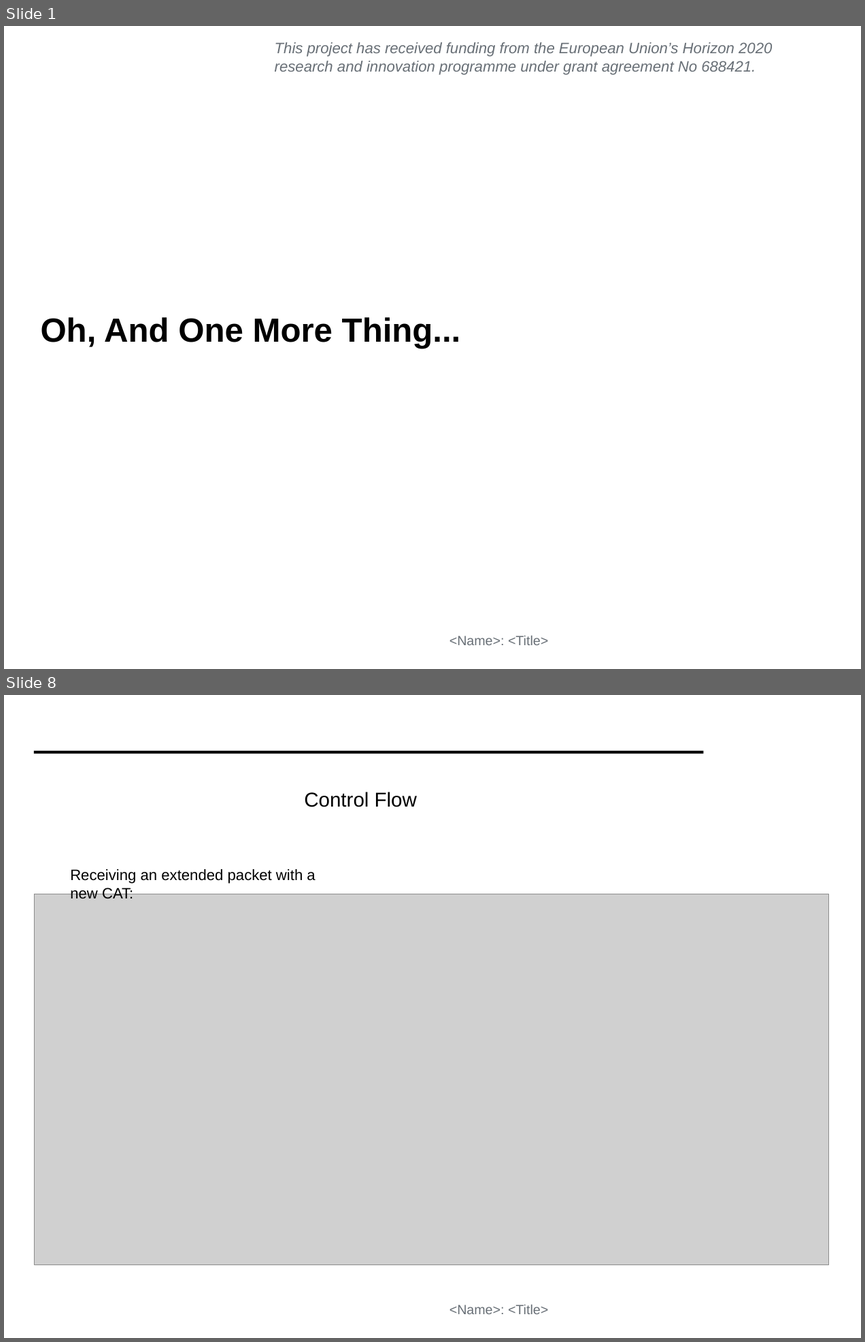
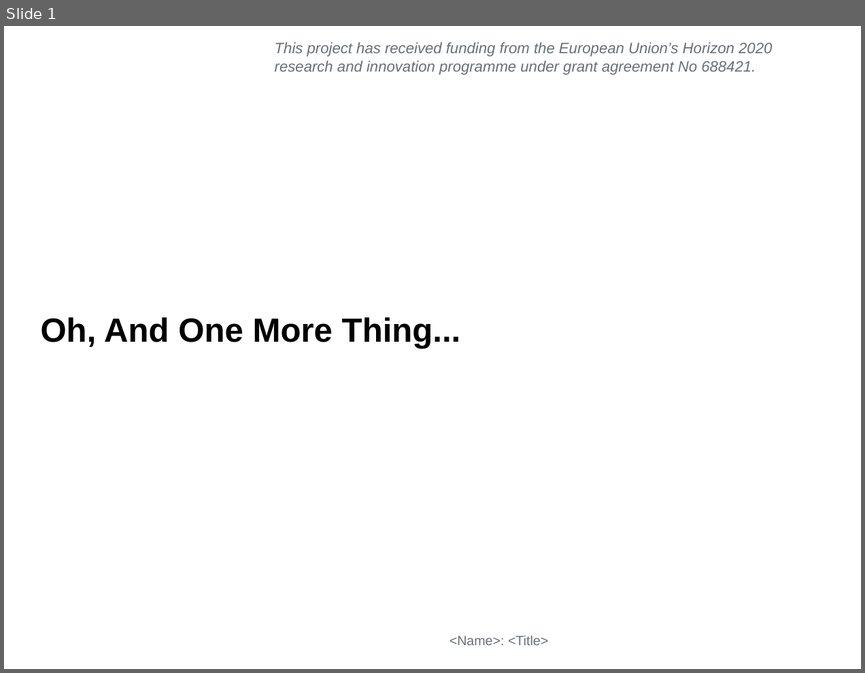
Before and after one commit to mami-project/roadshows, a slide deck: mami-cambridge/ZHAW_PLUS.odp. Shown one above the other, each under a label of ours: slides 1 and 8 before the commit, slide 1 after it; the slides between them are not shown. The pictures are 865x1342 and 865x673 pixels, drawn with LibreOffice and Linux fonts; fonts in the diff are those of the drawing; grey boxes stand for pictures; background and template pictures are left out. Boxes give left, top, right and bottom in pixels: in the first picture for what was removed or moved away, otherwise in the second. Text is boxed around its words. In the diff, an @@ line names an element or a change of style, - is before the commit and + after.

```diff
--- a/mami-cambridge/ZHAW_PLUS.odp
+++ b/mami-cambridge/ZHAW_PLUS.odp
@@ slide 8 removed at (4, 695, 861, 1338), background #FFFFFF; not listed: 1 template element that a slide beside it also shows @@
@@ rectangle removed at (34, 751, 704, 753) @@
@@ title removed at (304, 792, 417, 807) @@
-Control Flow
@@ text removed at (70, 869, 315, 899) @@
-Receiving an extended packet with a new CAT:
@@ picture removed at (34, 894, 828, 1264) @@
```
Also in this commit, not shown: 5 slides added, 16 other slides removed.
